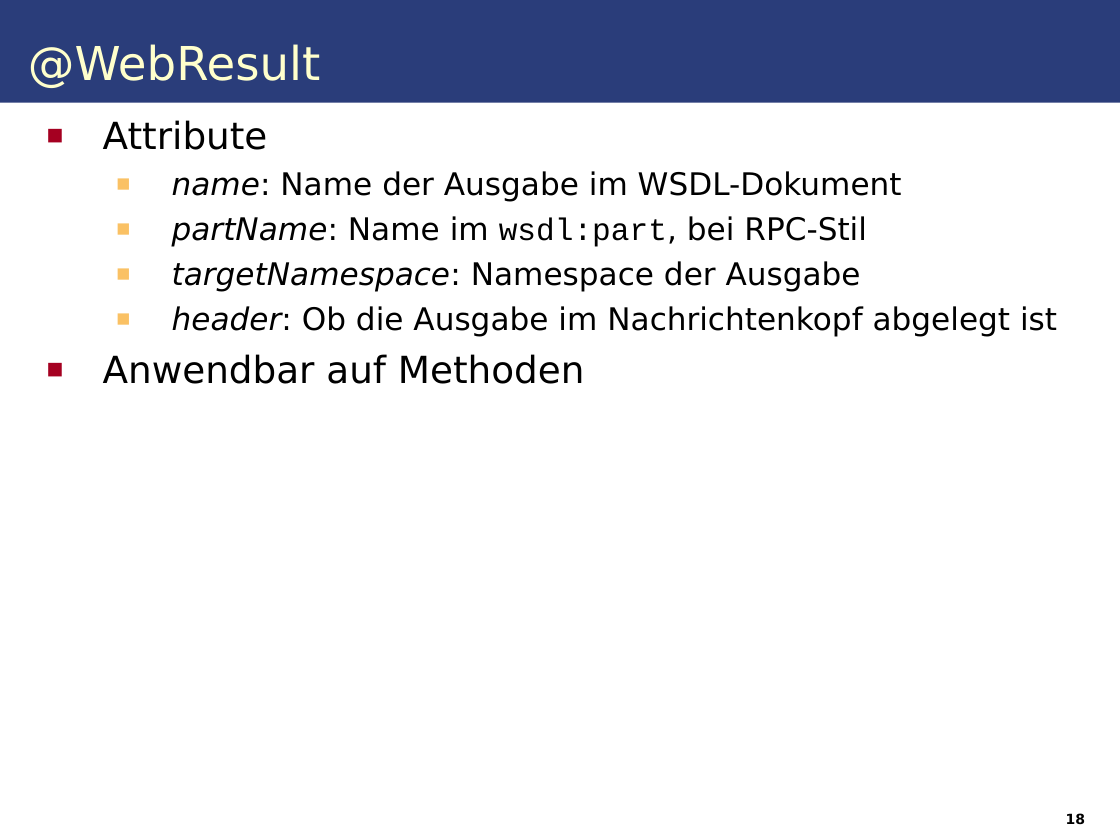
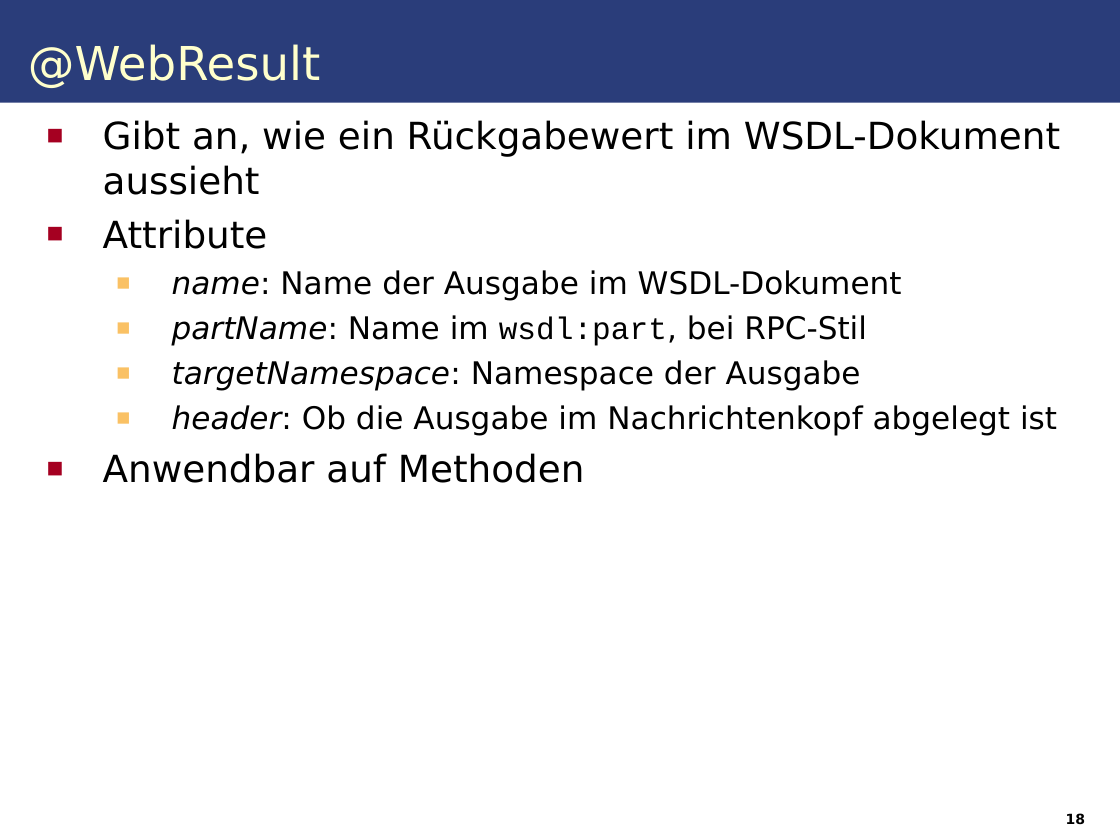
Before and after one commit to IAAS/decidr, a slide deck: slide 18 of seminars/rr/presentation/Web_Services.odp. Drawn at 1120x840 pixels with LibreOffice and Linux fonts; fonts in the diff are those of the drawing. Boxes give left, top, right and bottom in pixels: in the first picture for what was removed or moved away, otherwise in the second. Text is boxed around its words. In the diff, an @@ line names an element or a change of style, - is before the commit and + after.

```diff
--- a/seminars/rr/presentation/Web_Services.odp
+++ b/seminars/rr/presentation/Web_Services.odp
@@ text at [103, 120, 1060, 195]: paragraph added @@
+■ Gibt an, wie ein Rückgabewert im WSDL-Dokument aussieht
```
Also in this commit, not shown: 9 other slides changed, 1 slide added.
